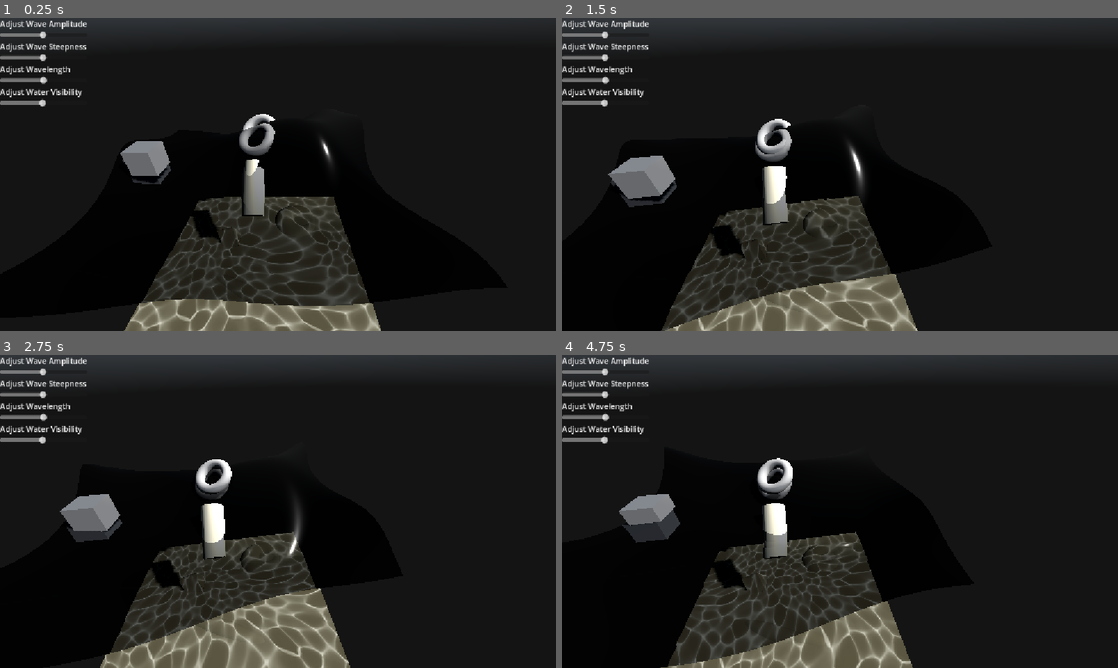
Above: before the commit, frames 1-4 (two rows, left to right).
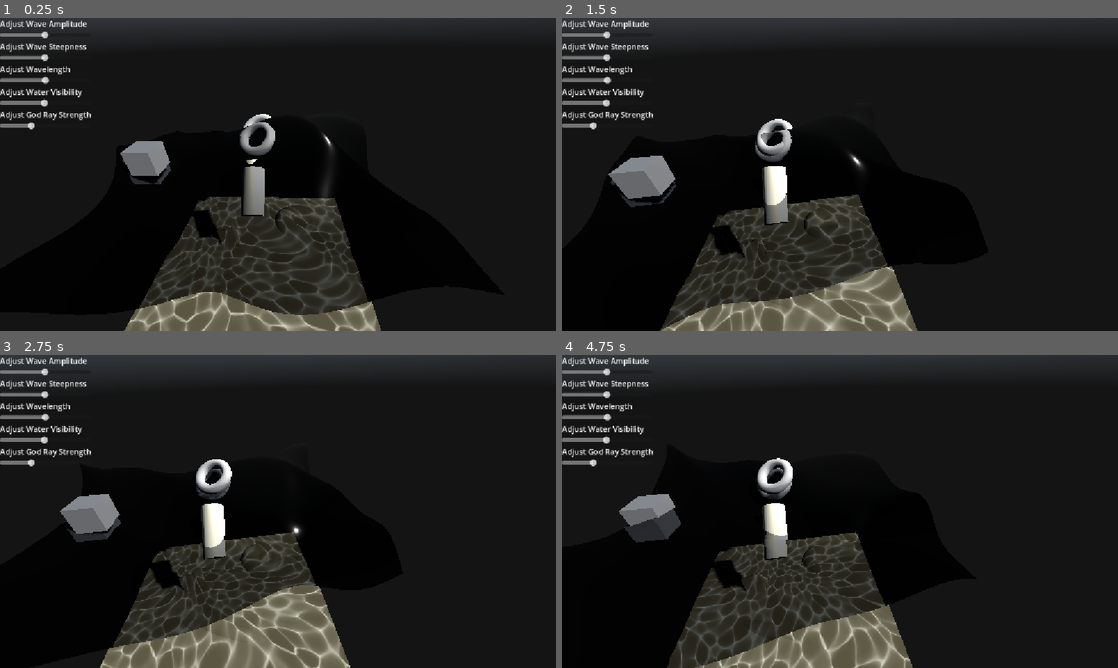
Above: after the commit, the same moments.

Repository: MagnusGrant06/fluid-simulation
Game: Godot game, scene res://Scenes/main.tscn
Same seed, same stepped clock (60 frames per second), same inputs: the game is played once before the commit and once after it. A sky picture missing from this copy of the repository is replaced by a grey-blue gradient.
Inputs (mouse positions are in pixels of both pictures, inside the frame that each line leads up to):
- Up to frame 1 (0.25 s): no input
- Up to frame 2 (1.5 s): move the mouse to (867, 174) at 0.52 s; tap A (a) at 0.6 s; click (867, 174) at 0.67 s; tap D (d) at 0.8, 1.35 s; move the mouse to (728, 190) at 1.27 s; click (728, 190) at 1.42 s
- Up to frame 3 (2.75 s): tap S (s) at 1.55, 2.1 s; move the mouse to (333, 442) at 2.02 s; click (333, 442) at 2.17 s; tap W (w) at 2.3 s
- Up to frame 4 (4.75 s): move the mouse to (812, 574) at 2.77 s; tap W (w) at 2.85 s; click (812, 574) at 2.92 s; tap A (a) at 3.05, 3.6 s; move the mouse to (1006, 558) at 3.52 s; click (1006, 558) at 3.67 s; tap D (d) at 3.8, 4.35 s; move the mouse to (673, 464) at 4.27 s; click (673, 464) at 4.42 s; tap S (s) at 4.55 s

The runs differ from the first frame. In frame 1, 3.5% of the frame differs, in the area x 0-69%, y 4-100%; in frame 2, 3.7%; in frame 3, 3.8%, in the area x 0-63%, y 4-100%; in frame 4, 3.3%.

Commit message:
Added more user input for god rays and aligned both sides of water

Diff:
--- a/fluid-simulation/Code/Scripts/fluid.gd
+++ b/fluid-simulation/Code/Scripts/fluid.gd
@@ -65,6 +65,7 @@
 	var d1 : Vector3 = calculate_wave_offset(position, wave_amplitude, Vector2(1,0), wave_steepness, wave_length);
 	var d2 : Vector3 = calculate_wave_offset(position, wave_amplitude*1.5, Vector2(0,1), wave_steepness*0.75, wave_length*1.5)
 	var d3 : Vector3 = calculate_wave_offset(position, wave_amplitude*0.75, Vector2(0.5,0.5), wave_steepness*1.5, wave_length*0.5)
+	var d4 : Vector3 = calculate_wave_offset(position, wave_amplitude*0.33, Vector2(-0.5, -0.5), wave_steepness*1.5, wave_length * 0.25)
 
-	var d : Vector3 = d1 + d2 + d3
+	var d : Vector3 = d1 + d2 + d3 + d4
 	return d.y
--- a/fluid-simulation/Code/Scripts/wave_controller.gd
+++ b/fluid-simulation/Code/Scripts/wave_controller.gd
@@ -1,15 +1,20 @@
 extends Control
 
-@onready var sun : DirectionalLight3D = $"../DirectionalLight3D"
+
+
 @onready var amp_slider : HSlider = $VBoxContainer/AmplitudeSlider
 @onready var steep_slider : HSlider = $VBoxContainer/SteepnessSlider
 @onready var wavlen_slider : HSlider = $VBoxContainer/WavelengthSlider
 @onready var vis_slider : HSlider = $VBoxContainer/VisibilitySlider
+@onready var god_slider : HSlider = $VBoxContainer/GodRaySlider
+
+@onready var sun : DirectionalLight3D = $"../DirectionalLight3D"
 @onready var fluid : Node3D = $"../Fluid"
 @onready var camera_filter : MeshInstance3D = $"../CharacterBody3D/Camera3D/MeshInstance3D"
 @onready var ground : MeshInstance3D = $"../Ground"
 
 var fluid_material : ShaderMaterial
+var bottom_fluid_material : ShaderMaterial
 var filter_material : ShaderMaterial
 
 #manually connect methods to signals as i dont like the gui
@@ -18,6 +23,7 @@
 	steep_slider.connect("value_changed", _on_steepness_changed)
 	wavlen_slider.connect("value_changed", _on_wavelength_changed)
 	vis_slider.connect("value_changed", _on_visibility_changed)
+	god_slider.connect("value_changed", _on_god_ray_changed)
 
 	amp_slider.connect("value_changed", ground._on_amplitude_changed)
 	steep_slider.connect("value_changed", ground._on_steepness_changed)
@@ -25,22 +31,29 @@
 
 	fluid_material = fluid.surface.get_active_material(0)
 	filter_material = camera_filter.get_active_material(0)
+	bottom_fluid_material = fluid.below_surface.get_active_material(0)
 
 	filter_material.set_shader_parameter("sun_direction", -sun.global_transform.basis.z.normalized())
 
 #straightforward methods to change wave paramaters for presentation
 func _on_amplitude_changed(value : float):
 	fluid_material.set_shader_parameter("wave_amplitude", value)
+	bottom_fluid_material.set_shader_parameter("wave_amplitude", value)
 	fluid.amplitude = value
 
 func _on_steepness_changed(value : float):
 	fluid_material.set_shader_parameter("wave_steepness", value)
+	bottom_fluid_material.set_shader_parameter("wave_steepness", value)
 	fluid.steepness = value
 
 func _on_wavelength_changed(value : float):
 	fluid_material.set_shader_parameter("wave_length", value)
+	bottom_fluid_material.set_shader_parameter("wave_length", value)
 	fluid.wavelength = value
 
 func _on_visibility_changed(value : float):
 	fluid_material.set_shader_parameter("visibility",value);
 	filter_material.set_shader_parameter("visibility", value);
+
+func _on_god_ray_changed(value : float):
+	filter_material.set_shader_parameter("god_ray_strength", value)
--- a/fluid-simulation/Code/Shaders/camera_filter.gdshader
+++ b/fluid-simulation/Code/Shaders/camera_filter.gdshader
@@ -6,6 +6,7 @@
 
 uniform float visibility = 0.05;
 uniform vec3 sun_direction;
+uniform float god_ray_strength = 0.4;
 
 const int NUM_SAMPLES = 60;
 const float density = 0.6;
@@ -85,7 +86,7 @@
 	//calculate god rays in relation to sun position and camera position then mix colors
 	vec2 light_pos = calculate_2d_light_pos(VIEW_MATRIX, PROJECTION_MATRIX, CAMERA_POSITION_WORLD, sun_direction);
 	vec3 god_ray_col = compute_god_ray(SCREEN_UV, light_pos);
-	vec3 final = tint_color + god_ray_col * 0.4;
+	vec3 final = tint_color + god_ray_col * god_ray_strength;
 
 	ALBEDO = final;
 	ALPHA = 0.85;
--- a/fluid-simulation/Scenes/fluid.tscn
+++ b/fluid-simulation/Scenes/fluid.tscn
@@ -22,6 +22,7 @@
 [node name="AboveSurface" parent="." unique_id=856857340 instance=ExtResource("1_qr0y5")]
 
 [node name="BelowSurface" parent="." unique_id=502419825 instance=ExtResource("1_qr0y5")]
+ignore_occlusion_culling = true
 surface_material_override/0 = SubResource("ShaderMaterial_dygee")
 
 [node name="Area3D" type="Area3D" parent="." unique_id=468638746]
--- a/fluid-simulation/Scenes/wave_controller.tscn
+++ b/fluid-simulation/Scenes/wave_controller.tscn
@@ -59,3 +59,14 @@
 max_value = 0.5
 step = 0.01
 value = 0.25
+
+[node name="GodRay" type="Label" parent="VBoxContainer" unique_id=2028642431]
+layout_mode = 2
+text = "Adjust God Ray Strength"
+
+[node name="GodRaySlider" type="HSlider" parent="VBoxContainer" unique_id=1143405914]
+layout_mode = 2
+min_value = 0.1
+max_value = 1.0
+step = 0.01
+value = 0.4
Not shown, changed: fluid-simulation/Code/Shaders/wave_functions.gdshaderinc
